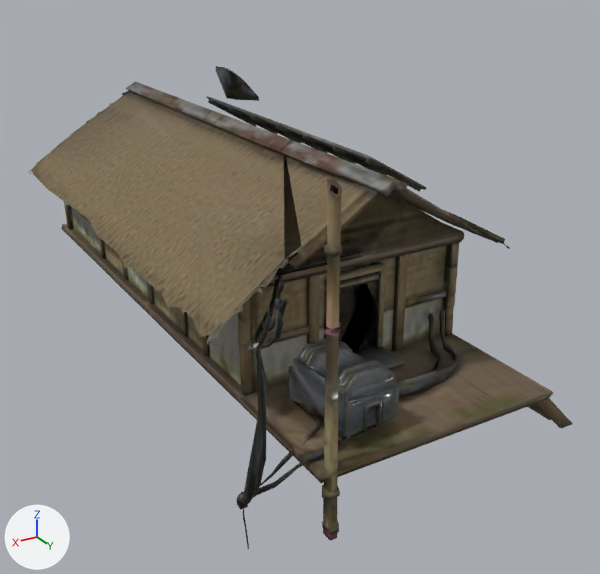
What one commit did to the glTF model game/models/env/highland_longhouse.glb.
Both versions are drawn from a camera (50 mm lens) standing at (16.2, 31.0, 18.4) and looking at (-1.1, 2.1, 3.9). The lights are fixed; the arrows at lower left show +X, +Y and +Z. The picture after the commit comes second. Vertices at exactly the same position are counted once.

The first picture shows 'Body'.
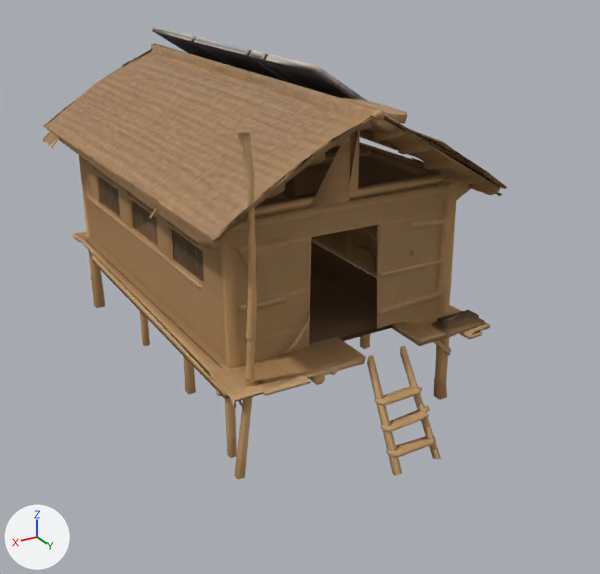
The change, as a list of edits to the scene's bpy script:
```text
Add img_highland_longhouse_basecolor:
    img_highland_longhouse_basecolor = load_image('highland_longhouse_basecolor', '_unpacked/highland_longhouse_basecolor', 512, 512, 'sRGB')
Change mat_body:
    remove # nodes: BsdfPrincipled, NormalMap, OutputMaterial, SeparateColor, TexImage x4
    remove # uses the picture img_color_50513c5c_ebfe_45f5_ab30_8db346d5c691
    remove # uses the picture img_highland_longhouse_emissive
    remove # uses the picture img_normalgl_50513c5c_ebfe_45f5_ab30_8db346d5c691
    remove # uses the picture img_orm_50513c5c_ebfe_45f5_ab30_8db346d5c691
    nodes: BsdfPrincipled, OutputMaterial, TexImage
    uses the picture img_highland_longhouse_basecolor
Change me_mesh_0:
    used by ob_body; location = (0.0, 0.0, 0.0)
    remove me_mesh_0.from_pydata(...)  # 2085 vertices, 3678 faces; spans x -7.0..6.8, y -13.6..13.6, z 0.1..12.3
    add me_mesh_0.from_pydata(...)  # 1855 vertices, 3167 faces; spans x -7.0..6.3, y -10.9..11.3, z 0.0..13.8
    me_mesh_0 part 1: the loose piece of 359 vertices spanning x -6.0..6.7, y -13.3..10.2, z 6.3..10.9 is rebuilt with 1071 vertices and now spans x -7.0..6.1, y -10.9..9.7, z 3.3..13.1
    me_mesh_0 part 2: 57 loose pieces with 1540 vertices, spanning x -7.0..6.8, y -13.0..13.6, z 0.1..12.3, are deleted
    me_mesh_0 part 3: 186 vertices removed from x -4.8..5.0, y -13.6..13.5, z 2.9..11.0; 784 vertices added at x -6.5..6.3, y -10.9..11.3, z 0.0..13.8
```

Changed parts and their boxes (x1, y1, x2, y2) in the pictures (600 x 574 px):
'Body', surface changed, reshaped (15% narrower)
    before: (28, 66, 573, 549)
    after: (43, 26, 507, 480)
part 1 of me_mesh_0, rebuilt (42% taller)
    before: (28, 90, 510, 347)
    after: (43, 44, 507, 409)
part 2 of me_mesh_0, deleted
    before: (64, 66, 573, 549)
part 3 of me_mesh_0, reshaped
    before: (61, 82, 553, 483)
    after: (43, 26, 502, 480)
